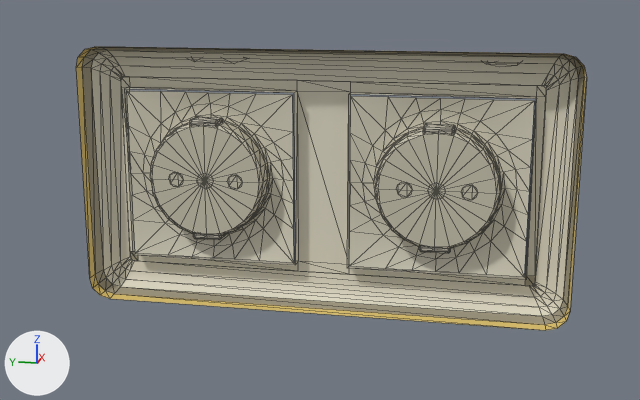
An edit to the glTF model LIMINAL V13/data/models/outlet.glb, drawn before and after from the same camera.
The view is the same before and after, from a camera (50 mm lens) standing at (-0.2546, -0.0518, 0.0595) and looking at (0.0066, 0.0005, -0.0058). Arrows for +X, +Y and +Z are at lower left; the lights stay in place. The picture after the commit comes second. Mesh edges are drawn as thin lines. Vertices at exactly the same position are counted once.

Objects in the first picture: 'steckdose'.
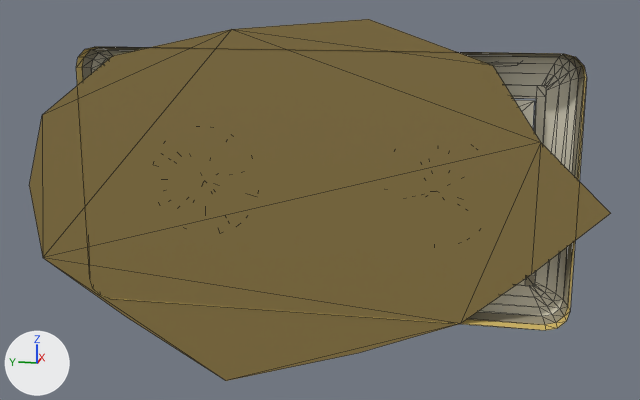
Patch to the scene script:
```diff
--- a/LIMINAL V13/data/models/outlet.glb.py
+++ b/LIMINAL V13/data/models/outlet.glb.py
@@ mat_look_paint_tex_wallpaper_threshold_r_1_1__wandschmutz @@
+mat_look_paint_tex_wallpaper_threshold_r_1_1__wandschmutz = principled_material('look=paint tex=wallpaper_threshold r=1.1 #wandschmutz')
+mat_look_paint_tex_wallpaper_threshold_r_1_1__wandschmutz.base_color = (0.263, 0.187, 0.055)  # yellow #8c7842
+mat_look_paint_tex_wallpaper_threshold_r_1_1__wandschmutz.roughness = 0.6
@@ me_steckdose @@
 # used by ob_steckdose; location = (0.0, 0.0, 0.0)
-me_steckdose.from_pydata(...)  # 732 vertices, 1230 faces; spans x 0.0..0.01, y -0.075..0.075, z -0.041..0.041
+me_steckdose.from_pydata(...)  # 746 vertices, 1242 faces; spans x 0.0..0.01, y -0.085..0.095, z -0.066..0.049
+# me_steckdose part 1: a new loose piece of 14 vertices spanning x 0.0, y -0.085..0.095, z -0.066..0.049, in mat_look_paint_tex_wallpaper_threshold_r_1_1__wandschmutz (yellow #8c7842)
 me_steckdose.materials.append(mat_look_plastic_r_1_15__kunststoff)
@@ me_steckdose @@
 me_steckdose.materials.append(mat_look_plastic_r_1_3__schlitz)
+me_steckdose.materials.append(mat_look_paint_tex_wallpaper_threshold_r_1_1__wandschmutz)  # yellow #8c7842
```

What differs and where, as boxes [x1, y1, x2, y2] in the pictures (640 x 400 px):
'steckdose', reshaped (14% wider, 28% taller)
    before: [76, 47, 587, 330]
    after: [29, 19, 611, 381]
part 1 of me_steckdose, added
    after: [29, 19, 611, 381]
